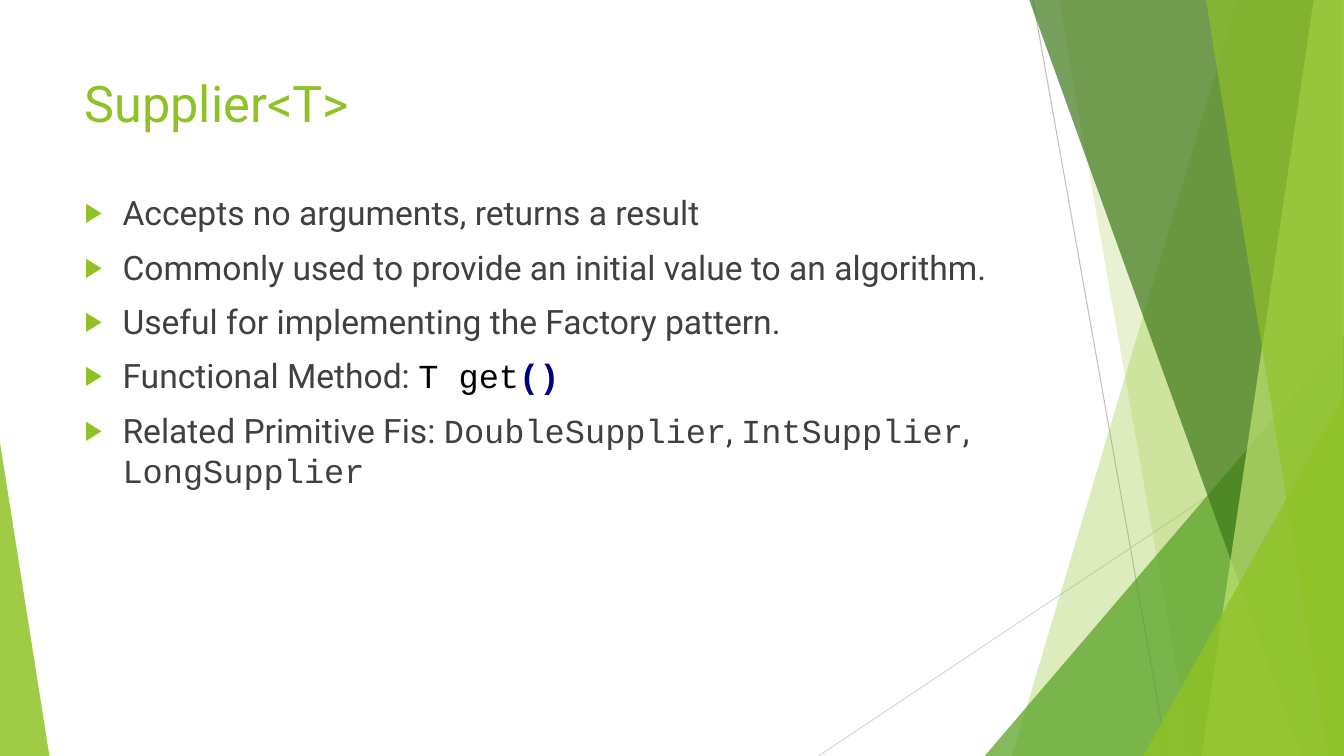
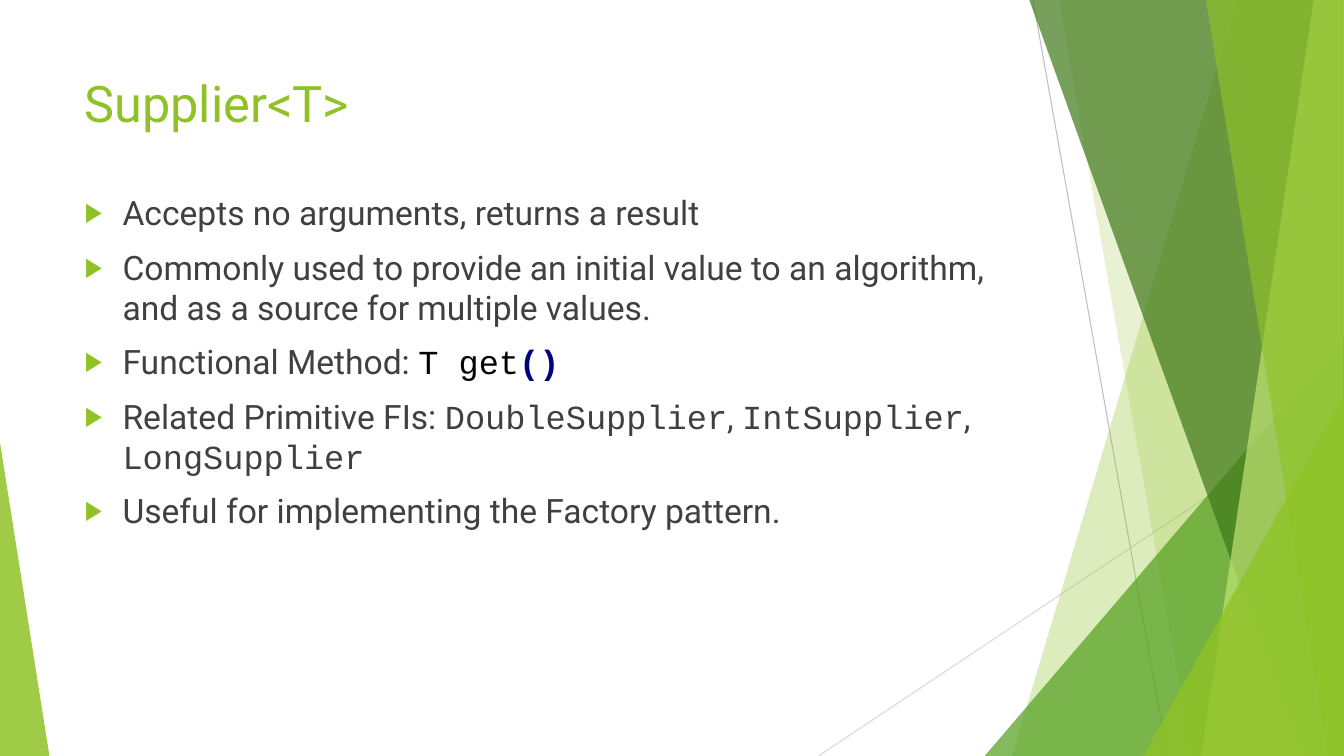
Before and after one commit to RichardRoda/2017-CodePaLOUsa-Lambda, a slide deck: slide 12 of Learning to Love the Lambda in the Stream.pptx. Drawn at 1344x756 pixels with LibreOffice and Linux fonts; fonts in the diff are those of the drawing. Boxes give left, top, right and bottom in pixels: in the first picture for what was removed or moved away, otherwise in the second. Text is boxed around its words. In the diff, an @@ line names an element or a change of style, - is before the commit and + after.

```diff
--- a/Learning to Love the Lambda in the Stream.pptx
+++ b/Learning to Love the Lambda in the Stream.pptx
@@ text at [123,255,984,476]: text changed @@
-▶ Commonly used to provide an initial value to an algorithm.
+▶ Commonly used to provide an initial value to an algorithm, and as a source for multiple values.
+▶ Functional Method: T get()
+▶ Related Primitive FIs: DoubleSupplier, IntSupplier, LongSupplier
@@ text at [123,363,969,490]: paragraphs removed @@
-▶ Functional Method: T get()
-▶ Related Primitive Fis: DoubleSupplier, IntSupplier, LongSupplier
```
Also in this commit, not shown: 18 other slides changed.
